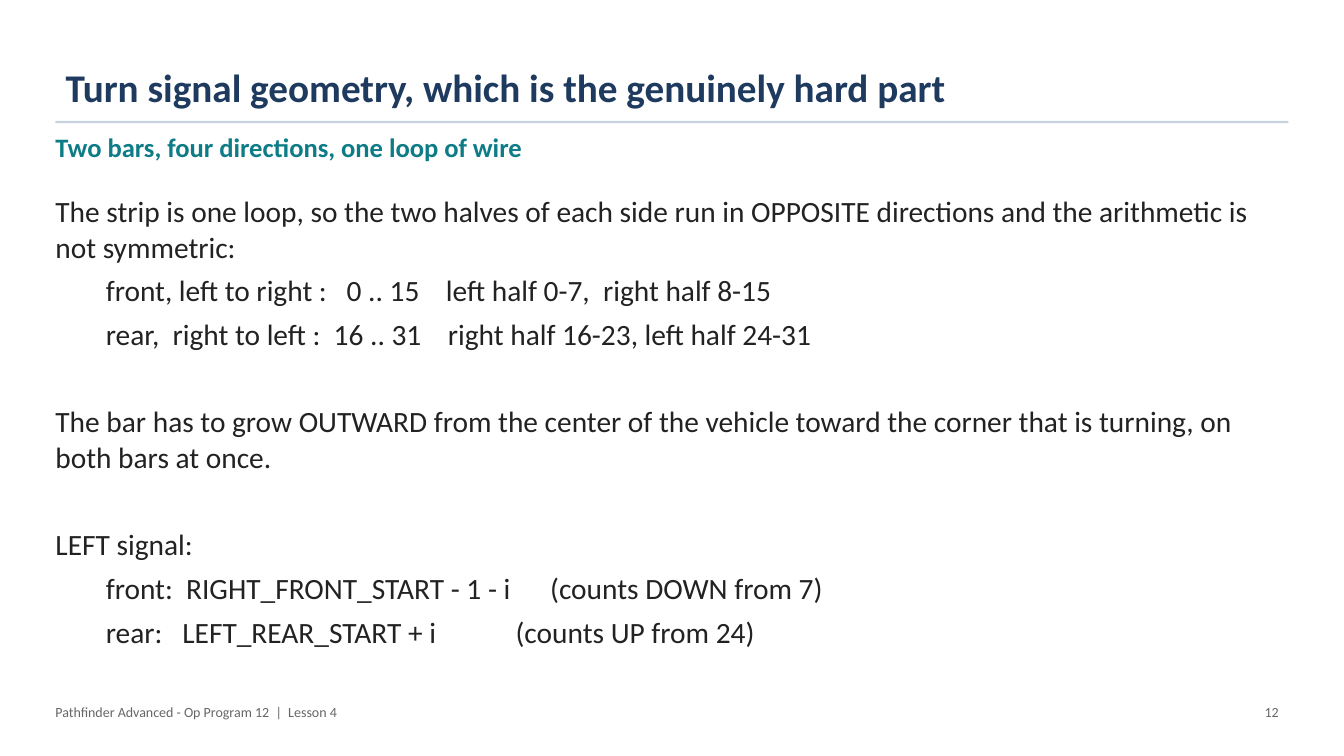
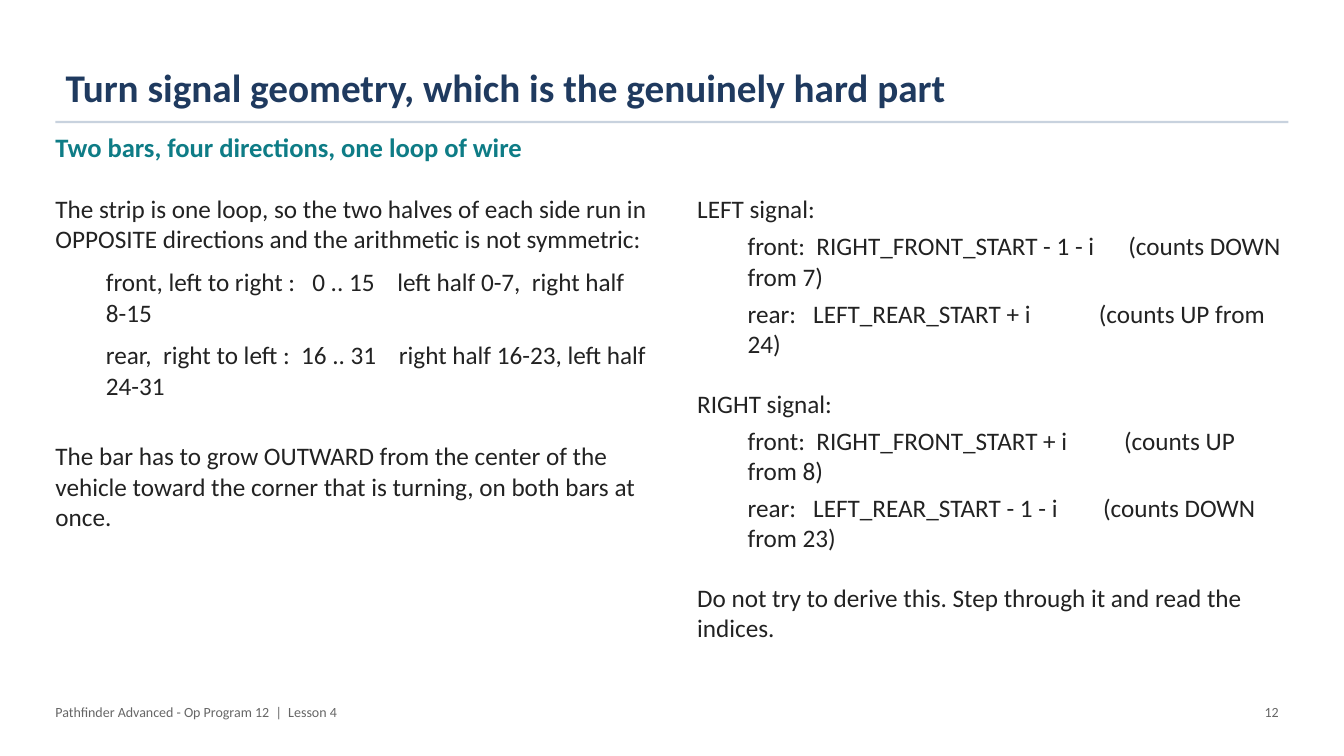
Before and after one commit to PorpoiseRobotics/porpoise-robotics, a slide deck: slide 13 of ground-vehicle/docs/courses/advanced/l4_lighting_state_machine.pptx. Drawn at 1344x756 pixels with LibreOffice and Linux fonts; fonts in the diff are those of the drawing. Boxes give left, top, right and bottom in pixels: in the first picture for what was removed or moved away, otherwise in the second. Text is boxed around its words. In the diff, an @@ line names an element or a change of style, - is before the commit and + after.

```diff
--- a/ground-vehicle/docs/courses/advanced/l4_lighting_state_machine.pptx
+++ b/ground-vehicle/docs/courses/advanced/l4_lighting_state_machine.pptx
@@ text "The strip is one loop, ..." at box(55, 200, 646, 526): size 21 to 18 pt; more space between paragraphs @@
@@ text added at box(697, 200, 1281, 637), 18 pt, text #222222 @@
+LEFT signal:
+  front: RIGHT_FRONT_START - 1 - i (counts DOWN from 7)
+  rear: LEFT_REAR_START + i (counts UP from 24)
+RIGHT signal:
+  front: RIGHT_FRONT_START + i (counts UP from 8)
+  rear: LEFT_REAR_START - 1 - i (counts DOWN from 23)
+Do not try to derive this. Step through it and read the indices.
@@ text at box(55, 534, 823, 647): paragraphs removed @@
-LEFT signal:
-  front: RIGHT_FRONT_START - 1 - i (counts DOWN from 7)
-  rear: LEFT_REAR_START + i (counts UP from 24)
```
Also in this commit, not shown: 12 other slides changed, 2 slides removed, 16 other files.
